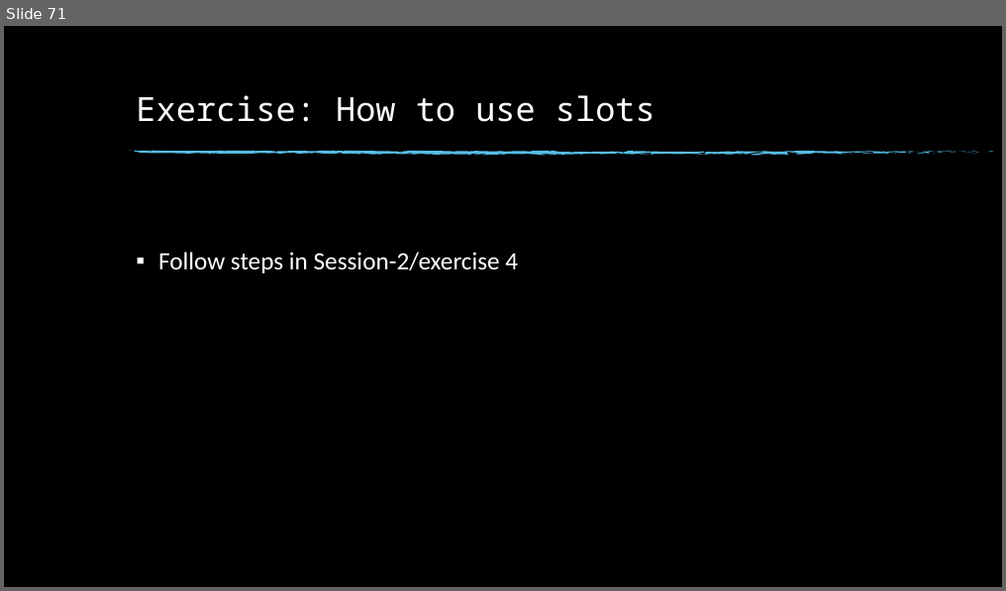
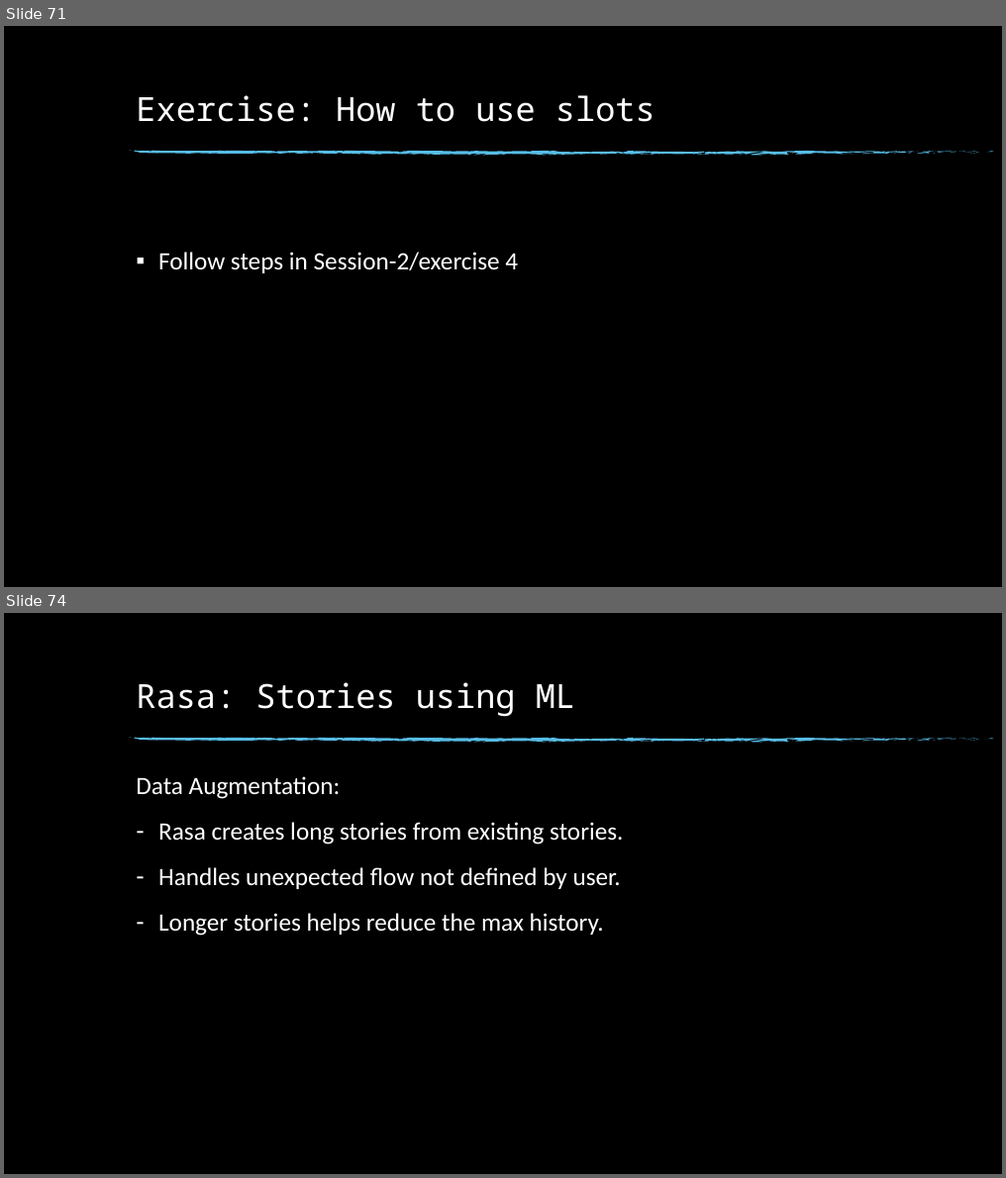
Before and after one commit to dinesh19aug/rasa-workshop, a slide deck: Natural Language Processing Workshop.pptx. Shown one above the other, each under a label of ours: slide 71 before the commit, slides 71 and 74 after it; the slides between them are not shown. The pictures are 1006x591 and 1006x1178 pixels, drawn with LibreOffice and Linux fonts; fonts in the diff are those of the drawing; background and template pictures are left out. Boxes give left, top, right and bottom in pixels: in the first picture for what was removed or moved away, otherwise in the second. Text is boxed around its words. In the diff, an @@ line names an element or a change of style, - is before the commit and + after.

```diff
--- a/Natural Language Processing Workshop.pptx
+++ b/Natural Language Processing Workshop.pptx
@@ slide 74 added at (4,613,1002,1174), background picture (left out); not listed: 74 template elements that a slide beside it also shows @@
@@ title added at (136,682,575,717), 32 pt, text #FFFFFF @@
+Rasa: Stories using ML
@@ text added at (136,776,623,936), 24 pt, text #FFFFFF @@
+Data Augmentation:
+– Rasa creates long stories from existing stories.
+– Handles unexpected flow not defined by user.
+– Longer stories helps reduce the max history.
```
Also in this commit, not shown: 11 other slides added, 32 other files.
